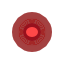
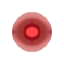
Two versions of the same layered image (64×64). Layer-by-layer changes:
removed layer "Layer 54" over [12, 12, 52, 52]
added layer "Alarm" above "Copy of Layer 50" over [12, 12, 52, 52]
renamed "Copy of White Circle" to "Teleport", hid it over [12, 12, 52, 52]
